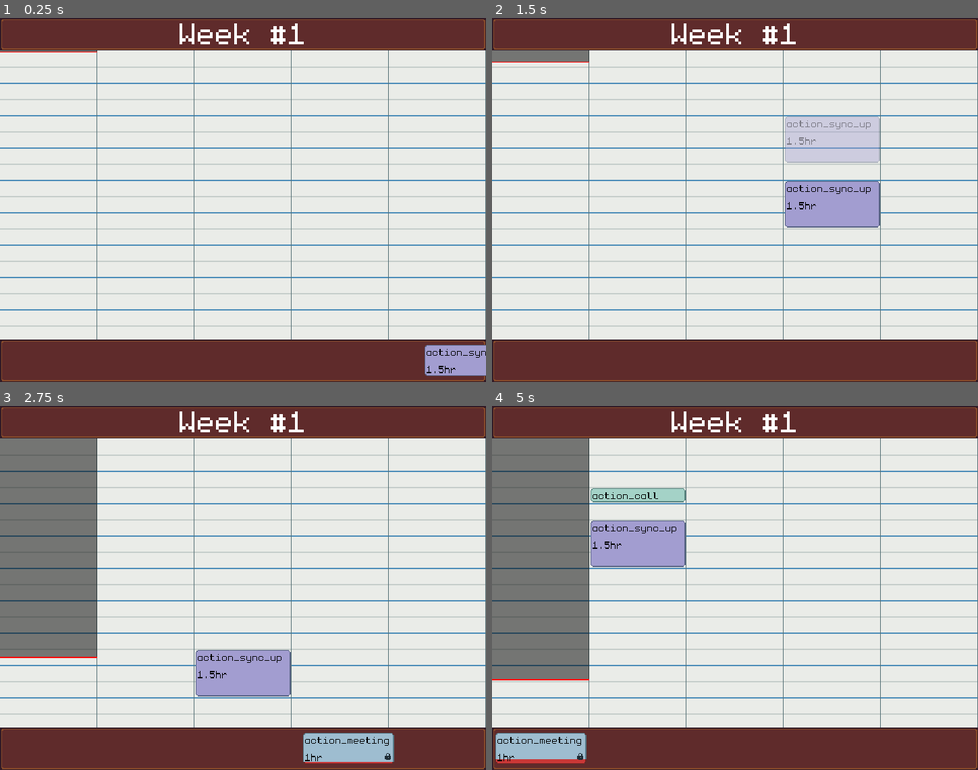
Above: before the commit, frames 1-4 (two rows, left to right).
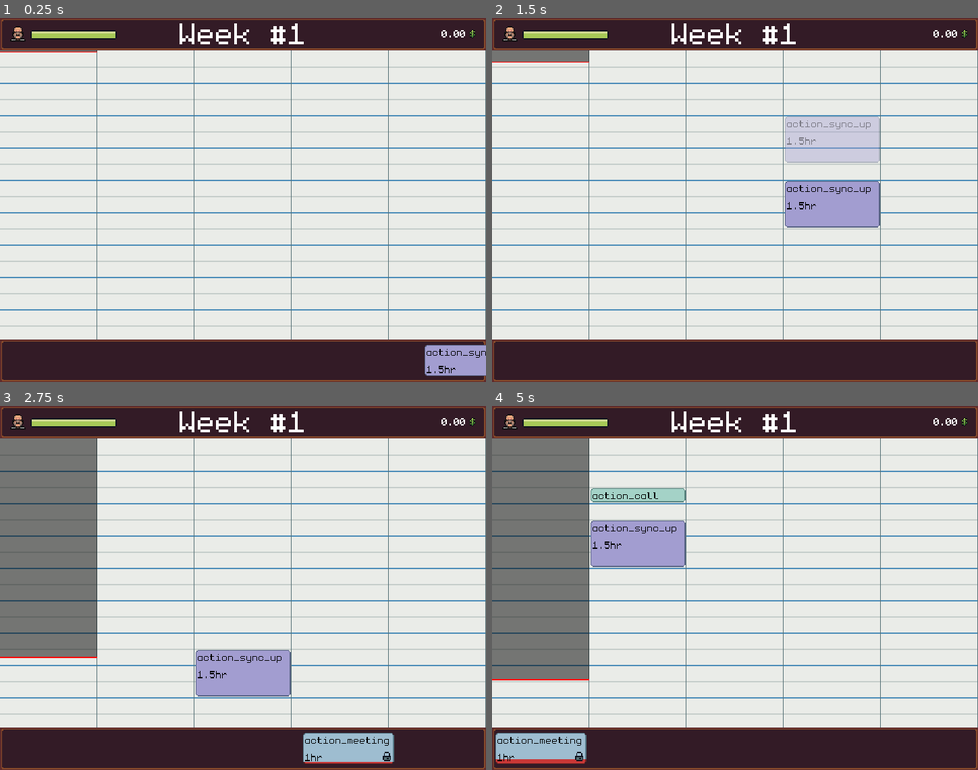
Above: after the commit, the same moments.

Repository: dmitriy-shmilo/wgj257
Game: Godot game, scene res://game_screen/game_screen.tscn
Same seed, same stepped clock (60 frames per second), same inputs: the game is played once before the commit and once after it. Sound files missing from this copy of the repository are replaced by a short silence.
Inputs (mouse positions are in pixels of both pictures, inside the frame that each line leads up to):
- Up to frame 1 (0.25 s): no input
- Up to frame 2 (1.5 s): tap Enter at 0.5 s; drag from (900, 360) to (783, 119) at 0.52 s; drag from (832, 138) to (710, 272) at 1.27 s
- Up to frame 3 (2.75 s): move the mouse to (291, 507) at 2.02 s; press the mouse at (291, 507) at 2.03 s; hold D (right) from 2.03 s (still down)
- Up to frame 4 (5 s): release D (right) at 2.75 s; release the mouse at (783, 507) at 2.75 s; drag from (710, 660) to (589, 533) at 2.77 s; move the mouse to (880, 642) at 3.52 s; press the mouse at (880, 642) at 3.53 s; hold A (left) 3.53-4.25 s; release the mouse at (880, 642) at 4.25 s; drag from (812, 748) to (662, 497) at 4.27 s

The runs differ from the first frame. In frame 1, 18% of the frame differs, in the area x 0-100%, y 0-100%; in frame 2, 19%; in frame 3, 17%; in frame 4, 17%.

Commit message:
HUD and stats tracking.

Diff:
--- /dev/null
+++ b/src/assets/texture/icon_mood_down.tres
@@ -0,0 +1,7 @@
+[gd_resource type="AtlasTexture" load_steps=2 format=2]
+
+[ext_resource path="res://assets/art/spritesheet.png" type="Texture" id=1]
+
+[resource]
+atlas = ExtResource( 1 )
+region = Rect2( 41, 32, 4, 5 )
--- /dev/null
+++ b/src/assets/texture/icon_mood_up.tres
@@ -0,0 +1,7 @@
+[gd_resource type="AtlasTexture" load_steps=2 format=2]
+
+[ext_resource path="res://assets/art/spritesheet.png" type="Texture" id=1]
+
+[resource]
+atlas = ExtResource( 1 )
+region = Rect2( 37, 32, 4, 5 )
--- /dev/null
+++ b/src/assets/texture/icon_score.tres
@@ -0,0 +1,7 @@
+[gd_resource type="AtlasTexture" load_steps=2 format=2]
+
+[ext_resource path="res://assets/art/spritesheet.png" type="Texture" id=1]
+
+[resource]
+atlas = ExtResource( 1 )
+region = Rect2( 32, 37, 7, 9 )
--- a/src/game_screen/game_screen.gd
+++ b/src/game_screen/game_screen.gd
@@ -4,6 +4,8 @@
 const DAY_COUNT: int = 5
 const SLOT_COUNT: int = 18
 const TOTAL_SLOT_COUNT = DAY_COUNT * SLOT_COUNT
+const MOOD_RESTORATION_RATE = 1.0 # per second
+const MOOD_DECREASE_RATE = 1.0 # per second
 
 export(float) var time_speed = 1.0 / TOTAL_SLOT_COUNT / 2.0 # % per second
 export(float) var tick_interval = 1.0 # seconds
@@ -12,11 +14,11 @@
 onready var _cursor: Control = $"Cursor"
 onready var _meeting_queue: Control = $"MeetingQueueMargin/MeetingQueue"
 onready var _calendars: Array = [$"Calendar", $"Calendar2"]
-onready var _week_label: Label = $"WeekLabel"
 onready var _time_shroud: TimeShroud = $"TimeShroud"
 onready var _sfx_player: AudioStreamPlayer = $"SfxPlayer"
 onready var _calendar: Control = _calendars[0]
 onready var _week_end_tween: Tween = $"WeekEndTween"
+onready var _hud: Hud = $"Top/Hud"
 
 var _time = 0
 var _is_time_progressing = true
@@ -27,9 +29,11 @@
 var _slots: Array = []
 var _time_since_tick = 0.0
 var _current_calendar = 0
+var _current_day = 0
+
 
 func _ready() -> void:
-	_week_label.text = tr("ui_week_label") % [_week_number]
+	_hud.set_current_week(_week_number)
 	_slots.resize(TOTAL_SLOT_COUNT)
 	create_request()
 
@@ -42,13 +46,30 @@
 		time_speed = 1.0 / TOTAL_SLOT_COUNT / 2.0
 
 	if _is_time_progressing:
+		if get_request() != null:
+			_hud.mood_modifier = Hud.MoodModifier.DOWN
+			_hud.current_mood -= MOOD_DECREASE_RATE * delta
+		elif _hud.current_mood < _hud.max_mood:
+			_hud.mood_modifier = Hud.MoodModifier.UP
+			_hud.current_mood += MOOD_RESTORATION_RATE * delta
+		else:
+			_hud.mood_modifier = Hud.MoodModifier.NONE
+
+		if _current_request != null and _current_request.slot.x >= 0 and float(_to_slot_index(_current_request.slot)) / TOTAL_SLOT_COUNT <= _time:
+			_release_current_request()
+			_sfx_player.stream = preload("res://assets/sound/fail2.wav")
+			_sfx_player.play()
+
 		_time += delta * time_speed
 		_time_shroud.progress = _time
 		_time_since_tick += delta
 
+		if float(_current_day + 1) / DAY_COUNT <= _time:
+			_current_day += 1
+			_end_day()
+
 		if _time >= 1.0:
-			_time = 0.0
-			_time_shroud.progress = 0.0
+			_reset_time()
 			_is_time_progressing = false
 			_end_week()
 
@@ -62,6 +83,11 @@
 
 	if _is_dragging:
 		_cursor.rect_global_position = _snap(get_global_mouse_position())
+
+
+func get_request() -> MeetingRequest:
+	var index = floor(TOTAL_SLOT_COUNT * _time)
+	return _slots[index]
 
 
 func get_calendar() -> Control:
@@ -110,8 +136,16 @@
 	request.rect_global_position = _cursor.rect_global_position
 
 
-func can_place_request(request: MeetingRequest, slot: Vector2) -> bool:
-	var index = _to_slot_index(slot)
+func can_place_request(request: MeetingRequest) -> bool:
+	var cursor_pos = _cursor.rect_position
+	var cal_rect = Rect2(_calendar.rect_position, _calendar.rect_size)
+	var success = false
+
+	if not cal_rect.has_point(cursor_pos):
+		return false
+
+	var slot_pos = _to_slot_position(_cursor.rect_position)
+	var index = _to_slot_index(slot_pos)
 	var lane = index / SLOT_COUNT
 
 	if request.slot.x >= 0 and float(_to_slot_index(request.slot)) / TOTAL_SLOT_COUNT <= _time:
@@ -128,6 +162,17 @@
 			return false
 
 	return true
+
+
+func _reset_time() -> void:
+	_time = 0.0
+	_time_shroud.progress = 0.0
+	_current_day = 0
+
+
+func _end_day() -> void:
+	_hud.current_mood += _hud.max_mood / DAY_COUNT
+	_hud.current_score += 5
 
 
 func _end_week() -> void:
@@ -171,7 +216,7 @@
 
 
 func _start_week() -> void:
-	_week_label.text = tr("ui_week_label") % [_week_number]
+	_hud.set_current_week(_week_number)
 	_is_time_progressing = true
 
 
@@ -192,22 +237,20 @@
 	_sfx_player.stream = preload("res://assets/sound/take1.wav")
 	_sfx_player.play()
 
-
-func _drag_cursor_end(request) -> void:
-	var cursor_pos = _cursor.rect_position
-	var cal_rect = Rect2(_calendar.rect_position, _calendar.rect_size)
-	var success = false
-
-	if cal_rect.has_point(cursor_pos):
-		var slot_pos = _to_slot_position(_cursor.rect_position)
-		if can_place_request(request, slot_pos):
-			place_request(request, slot_pos)
-			success = true
-
+func _release_current_request() -> void:
 	_current_request.is_selected = false
 	_cursor.visible = false
 	_is_dragging = false
 	_current_request = null
+
+
+func _drag_cursor_end(request) -> void:
+	var success = false
+	if can_place_request(request):
+		place_request(request, _to_slot_position(_cursor.rect_position))
+		success = true
+
+	_release_current_request()
 
 	if success:
 		_sfx_player.stream = preload("res://assets/sound/put1.wav")
@@ -263,8 +306,6 @@
 
 func _on_meeting_request_expired(request: MeetingRequest) -> void:
 	if _cursor.meeting == request.meeting:
-		_is_dragging = false
-		_cursor.visible = false
-		_current_request = null
+		_release_current_request()
 
 	_remove_from_pending(request)
--- a/src/game_screen/game_screen.tscn
+++ b/src/game_screen/game_screen.tscn
@@ -8,17 +8,90 @@
 [ext_resource path="res://game_screen/calendar.gd" type="Script" id=6]
 [ext_resource path="res://ui/font_h2.tres" type="DynamicFont" id=7]
 [ext_resource path="res://game_screen/time_shroud.gd" type="Script" id=8]
+[ext_resource path="res://ui/font_small.tres" type="DynamicFont" id=9]
+[ext_resource path="res://assets/texture/icon_mood_up.tres" type="Texture" id=10]
+[ext_resource path="res://assets/texture/icon_score.tres" type="Texture" id=11]
+[ext_resource path="res://game_screen/hud.gd" type="Script" id=12]
+[ext_resource path="res://util/shaker.tscn" type="PackedScene" id=13]
 
 [sub_resource type="AtlasTexture" id=1]
 atlas = ExtResource( 3 )
 region = Rect2( 0, 32, 16, 16 )
 
+[sub_resource type="AtlasTexture" id=2]
+atlas = ExtResource( 3 )
+region = Rect2( 17, 33, 15, 15 )
+
+[sub_resource type="AtlasTexture" id=4]
+atlas = ExtResource( 3 )
+region = Rect2( 45, 32, 5, 5 )
+
+[sub_resource type="AtlasTexture" id=3]
+atlas = ExtResource( 3 )
+region = Rect2( 32, 32, 5, 5 )
+
+[sub_resource type="Animation" id=5]
+length = 0.001
+tracks/0/type = "value"
+tracks/0/path = NodePath("MoodModifierIcon:rect_position")
+tracks/0/interp = 1
+tracks/0/loop_wrap = true
+tracks/0/imported = false
+tracks/0/enabled = true
+tracks/0/keys = {
+"times": PoolRealArray( 0 ),
+"transitions": PoolRealArray( 1 ),
+"update": 0,
+"values": [ Vector2( 116, 14 ) ]
+}
+tracks/1/type = "value"
+tracks/1/path = NodePath("MoodModifierIcon2:rect_position")
+tracks/1/interp = 1
+tracks/1/loop_wrap = true
+tracks/1/imported = false
+tracks/1/enabled = true
+tracks/1/keys = {
+"times": PoolRealArray( 0 ),
+"transitions": PoolRealArray( 1 ),
+"update": 0,
+"values": [ Vector2( 121, 14 ) ]
+}
+
+[sub_resource type="Animation" id=6]
+resource_name = "default"
+length = 0.8
+loop = true
+tracks/0/type = "value"
+tracks/0/path = NodePath("MoodModifierIcon:rect_position")
+tracks/0/interp = 1
+tracks/0/loop_wrap = true
+tracks/0/imported = false
+tracks/0/enabled = true
+tracks/0/keys = {
+"times": PoolRealArray( 0, 0.2, 0.4, 0.6 ),
+"transitions": PoolRealArray( 1, 1, 1, 1 ),
+"update": 1,
+"values": [ Vector2( 116, 14 ), Vector2( 117, 14 ), Vector2( 118, 14 ), Vector2( 117, 14 ) ]
+}
+tracks/1/type = "value"
+tracks/1/path = NodePath("MoodModifierIcon2:rect_position")
+tracks/1/interp = 1
+tracks/1/loop_wrap = true
+tracks/1/imported = false
+tracks/1/enabled = true
+tracks/1/keys = {
+"times": PoolRealArray( 0, 0.2, 0.4, 0.6 ),
+"transitions": PoolRealArray( 1, 1, 1, 1 ),
+"update": 1,
+"values": [ Vector2( 122, 14 ), Vector2( 121, 14 ), Vector2( 122, 14 ), Vector2( 123, 14 ) ]
+}
+
 [node name="GameScreen" type="Control"]
 anchor_right = 1.0
 anchor_bottom = 1.0
 script = ExtResource( 1 )
 
-[node name="BackgroundTop" type="NinePatchRect" parent="."]
+[node name="Top" type="NinePatchRect" parent="."]
 margin_right = 480.0
 margin_bottom = 32.0
 texture = SubResource( 1 )
@@ -27,97 +100,12 @@
 patch_margin_right = 6
 patch_margin_bottom = 6
 
-[node name="BackgroundBottom" type="NinePatchRect" parent="."]
-anchor_top = 1.0
-anchor_bottom = 1.0
-margin_top = -42.0
-margin_right = 480.0
-texture = SubResource( 1 )
-patch_margin_left = 5
-patch_margin_top = 5
-patch_margin_right = 6
-patch_margin_bottom = 6
-
-[node name="Gui" parent="." instance=ExtResource( 2 )]
-
-[node name="MeetingQueueMargin" type="MarginContainer" parent="."]
-anchor_top = 1.0
-anchor_bottom = 1.0
-margin_top = -40.0
-margin_right = 480.0
-custom_constants/margin_right = 2
-custom_constants/margin_top = 2
-custom_constants/margin_left = 2
-custom_constants/margin_bottom = 2
-
-[node name="MeetingQueue" type="Control" parent="MeetingQueueMargin"]
-margin_left = 2.0
-margin_top = 2.0
-margin_right = 478.0
-margin_bottom = 38.0
-theme = ExtResource( 5 )
-
-[node name="Calendar" type="Control" parent="."]
-margin_top = 32.0
-margin_right = 480.0
-margin_bottom = 318.0
-script = ExtResource( 6 )
-lane_delimeter_color = Color( 0.341176, 0.447059, 0.466667, 1 )
-slot_delimeter_color = Color( 0.309804, 0.560784, 0.729412, 1 )
-slot_alt_delimeter_color = Color( 0.780392, 0.811765, 0.8, 1 )
-background_color = Color( 0.921569, 0.929412, 0.913725, 1 )
-
-[node name="NinePatchRect2" type="NinePatchRect" parent="Calendar"]
-visible = false
-anchor_right = 1.0
-anchor_bottom = 1.0
-texture = ExtResource( 3 )
-region_rect = Rect2( 0, 0, 16, 16 )
-patch_margin_left = 6
-patch_margin_top = 6
-patch_margin_right = 6
-patch_margin_bottom = 6
-
-[node name="Calendar2" type="Control" parent="."]
-margin_left = 480.0
-margin_top = 32.0
-margin_right = 960.0
-margin_bottom = 318.0
-script = ExtResource( 6 )
-lane_delimeter_color = Color( 0.341176, 0.447059, 0.466667, 1 )
-slot_delimeter_color = Color( 0.309804, 0.560784, 0.729412, 1 )
-slot_alt_delimeter_color = Color( 0.780392, 0.811765, 0.8, 1 )
-background_color = Color( 0.921569, 0.929412, 0.913725, 1 )
-
-[node name="NinePatchRect2" type="NinePatchRect" parent="Calendar2"]
-visible = false
-anchor_right = 1.0
-anchor_bottom = 1.0
-texture = ExtResource( 3 )
-region_rect = Rect2( 0, 0, 16, 16 )
-patch_margin_left = 6
-patch_margin_top = 6
-patch_margin_right = 6
-patch_margin_bottom = 6
-
-[node name="TimeShroud" type="Control" parent="."]
-margin_top = 32.0
-margin_right = 480.0
-margin_bottom = 318.0
-mouse_filter = 2
-script = ExtResource( 8 )
-progress = 0.5
-color = Color( 0, 0, 0, 0.501961 )
-
-[node name="Cursor" parent="." instance=ExtResource( 4 )]
-visible = false
-margin_top = 32.0
-margin_right = 96.0
-margin_bottom = 64.0
-is_resizing = true
-is_static = true
-
-[node name="WeekLabel" type="Label" parent="."]
+[node name="Hud" type="Control" parent="Top"]
+margin_right = 480.0
+margin_bottom = 32.0
+script = ExtResource( 12 )
+
+[node name="WeekLabel" type="Label" parent="Top/Hud"]
 anchor_left = 0.5
 anchor_right = 0.5
 margin_left = -123.0
@@ -128,6 +116,173 @@
 text = "WEEK 1"
 align = 1
 
+[node name="MoodIcon" type="TextureRect" parent="Top/Hud"]
+anchor_top = 0.5
+anchor_bottom = 0.5
+margin_left = 10.0
+margin_top = -8.0
+margin_right = 25.0
+margin_bottom = 7.0
+texture = SubResource( 2 )
+
+[node name="MoodModifierIcon" type="TextureRect" parent="Top/Hud"]
+anchor_top = 0.5
+anchor_bottom = 0.5
+margin_left = 116.0
+margin_top = -2.0
+margin_right = 120.0
+margin_bottom = 3.0
+texture = ExtResource( 10 )
+
+[node name="MoodModifierIcon2" type="TextureRect" parent="Top/Hud"]
+anchor_top = 0.5
+anchor_bottom = 0.5
+margin_left = 121.0
+margin_top = -2.0
+margin_right = 125.0
+margin_bottom = 3.0
+texture = ExtResource( 10 )
+
+[node name="MoodProgress" type="TextureProgress" parent="Top/Hud"]
+anchor_top = 0.5
+anchor_bottom = 0.5
+margin_left = 30.0
+margin_top = -4.0
+margin_right = 115.0
+margin_bottom = 5.0
+value = 10.0
+texture_under = SubResource( 4 )
+texture_progress = SubResource( 3 )
+nine_patch_stretch = true
+stretch_margin_left = 1
+stretch_margin_top = 1
+stretch_margin_right = 1
+stretch_margin_bottom = 1
+
+[node name="ScoreIcon" type="TextureRect" parent="Top/Hud"]
+anchor_left = 1.0
+anchor_top = 0.5
+anchor_right = 1.0
+anchor_bottom = 0.5
+margin_left = -17.0
+margin_top = -5.0
+margin_right = -10.0
+margin_bottom = 4.0
+texture = ExtResource( 11 )
+
+[node name="ScoreLabel" type="Label" parent="Top/Hud"]
+anchor_left = 1.0
+anchor_top = 0.5
+anchor_right = 1.0
+anchor_bottom = 0.5
+margin_left = -127.0
+margin_top = -8.0
+margin_right = -20.0
+margin_bottom = 5.0
+theme = ExtResource( 5 )
+custom_fonts/font = ExtResource( 9 )
+text = "0"
+align = 2
+
+[node name="AnimationPlayer" type="AnimationPlayer" parent="Top/Hud"]
+reset_on_save = false
+anims/RESET = SubResource( 5 )
+anims/default = SubResource( 6 )
+
+[node name="Shaker" parent="Top/Hud" instance=ExtResource( 13 )]
+
+[node name="Gui" parent="." instance=ExtResource( 2 )]
+
+[node name="Calendar" type="Control" parent="."]
+margin_top = 32.0
+margin_right = 480.0
+margin_bottom = 318.0
+script = ExtResource( 6 )
+lane_delimeter_color = Color( 0.341176, 0.447059, 0.466667, 1 )
+slot_delimeter_color = Color( 0.309804, 0.560784, 0.729412, 1 )
+slot_alt_delimeter_color = Color( 0.780392, 0.811765, 0.8, 1 )
+background_color = Color( 0.921569, 0.929412, 0.913725, 1 )
+reserve_background_color = Color( 0.75, 0.75, 0.75, 1 )
+
+[node name="NinePatchRect2" type="NinePatchRect" parent="Calendar"]
+visible = false
+anchor_right = 1.0
+anchor_bottom = 1.0
+texture = ExtResource( 3 )
+region_rect = Rect2( 0, 0, 16, 16 )
+patch_margin_left = 6
+patch_margin_top = 6
+patch_margin_right = 6
+patch_margin_bottom = 6
+
+[node name="Calendar2" type="Control" parent="."]
+margin_left = 480.0
+margin_top = 32.0
+margin_right = 960.0
+margin_bottom = 318.0
+script = ExtResource( 6 )
+lane_delimeter_color = Color( 0.341176, 0.447059, 0.466667, 1 )
+slot_delimeter_color = Color( 0.309804, 0.560784, 0.729412, 1 )
+slot_alt_delimeter_color = Color( 0.780392, 0.811765, 0.8, 1 )
+background_color = Color( 0.921569, 0.929412, 0.913725, 1 )
+reserve_background_color = Color( 0.75, 0.75, 0.75, 1 )
+
+[node name="NinePatchRect2" type="NinePatchRect" parent="Calendar2"]
+visible = false
+anchor_right = 1.0
+anchor_bottom = 1.0
+texture = ExtResource( 3 )
+region_rect = Rect2( 0, 0, 16, 16 )
+patch_margin_left = 6
+patch_margin_top = 6
+patch_margin_right = 6
+patch_margin_bottom = 6
+
+[node name="TimeShroud" type="Control" parent="."]
+margin_top = 32.0
+margin_right = 480.0
+margin_bottom = 318.0
+mouse_filter = 2
+script = ExtResource( 8 )
+progress = 0.5
+color = Color( 0, 0, 0, 0.501961 )
+
+[node name="Bottom" type="NinePatchRect" parent="."]
+anchor_top = 1.0
+anchor_bottom = 1.0
+margin_top = -42.0
+margin_right = 480.0
+texture = SubResource( 1 )
+patch_margin_left = 5
+patch_margin_top = 5
+patch_margin_right = 6
+patch_margin_bottom = 6
+
+[node name="MeetingQueueMargin" type="MarginContainer" parent="."]
+anchor_top = 1.0
+anchor_bottom = 1.0
+margin_top = -40.0
+margin_right = 480.0
+custom_constants/margin_right = 2
+custom_constants/margin_top = 2
+custom_constants/margin_left = 2
+custom_constants/margin_bottom = 2
+
+[node name="MeetingQueue" type="Control" parent="MeetingQueueMargin"]
+margin_left = 2.0
+margin_top = 2.0
+margin_right = 478.0
+margin_bottom = 38.0
+theme = ExtResource( 5 )
+
+[node name="Cursor" parent="." instance=ExtResource( 4 )]
+visible = false
+margin_top = 32.0
+margin_right = 96.0
+margin_bottom = 64.0
+is_resizing = true
+is_static = true
+
 [node name="SfxPlayer" type="AudioStreamPlayer" parent="."]
 bus = "Sfx"
 
--- /dev/null
+++ b/src/game_screen/hud.gd
@@ -0,0 +1,81 @@
+class_name Hud
+extends Control
+
+const MOOD_UP = preload("res://assets/texture/icon_mood_up.tres")
+const MOOD_DOWN = preload("res://assets/texture/icon_mood_down.tres")
+
+enum MoodModifier {
+	NONE,
+	UP,
+	DOUBLE_UP,
+	DOWN,
+	DOUBLE_DOWN
+}
+
+var max_mood = 100.0 setget set_max_mood
+var current_mood = 100.0 setget set_current_mood
+var mood_modifier = MoodModifier.NONE setget set_mood_modifier
+var current_score = 0.0 setget set_current_score
+var current_week = 1 setget set_current_week
+
+onready var _mood_modifier_icons = [
+	$"MoodModifierIcon",
+	$"MoodModifierIcon2"
+]
+onready var _mood_progress: TextureProgress = $"MoodProgress"
+onready var _score_label: Label = $"ScoreLabel"
+onready var _week_label: Label = $"WeekLabel"
+onready var _animation_player: AnimationPlayer = $"AnimationPlayer"
+
+func _ready() -> void:
+	_animation_player.play("default")
+	set_max_mood(max_mood)
+	set_current_mood(current_mood)
+	set_current_week(current_week)
+	set_mood_modifier(mood_modifier)
+	set_current_score(current_score)
+
+
+func set_max_mood(value: float) -> void:
+	max_mood = value
+	if is_inside_tree():
+		_mood_progress.max_value = value
+
+
+func set_current_mood(value: float) -> void:
+	current_mood = min(max_mood, value)
+	if is_inside_tree():
+		_mood_progress.value = current_mood
+
+
+func set_mood_modifier(value: int) -> void:
+	mood_modifier = value
+	if is_inside_tree():
+		match value:
+			MoodModifier.NONE:
+				_mood_modifier_icons[0].texture = null
+				_mood_modifier_icons[1].texture = null
+			MoodModifier.UP:
+				_mood_modifier_icons[0].texture = MOOD_UP
+				_mood_modifier_icons[1].texture = null
+			MoodModifier.DOUBLE_UP:
+				_mood_modifier_icons[0].texture = MOOD_UP
+				_mood_modifier_icons[1].texture = MOOD_UP
+			MoodModifier.DOWN:
+				_mood_modifier_icons[0].texture = MOOD_DOWN
+				_mood_modifier_icons[1].texture = null
+			MoodModifier.DOUBLE_DOWN:
+				_mood_modifier_icons[0].texture = MOOD_DOWN
+				_mood_modifier_icons[1].texture = MOOD_DOWN
+
+
+func set_current_score(value: int) -> void:
+	current_score = value
+	if is_inside_tree():
+		_score_label.text = "%0.2f" % value
+
+
+func set_current_week(value: int) -> void:
+	current_week = value
+	if is_inside_tree():
+		_week_label.text = tr("ui_week_label") % [value]
--- a/src/project.godot
+++ b/src/project.godot
@@ -28,6 +28,11 @@
 "class": "Gui",
 "language": "GDScript",
 "path": "res://game_screen/gui.gd"
+}, {
+"base": "Control",
+"class": "Hud",
+"language": "GDScript",
+"path": "res://game_screen/hud.gd"
 }, {
 "base": "Button",
 "class": "KeyBindingButton",
@@ -89,6 +94,7 @@
 "CreditsScene": "",
 "Fader": "",
 "Gui": "",
+"Hud": "",
 "KeyBindingButton": "",
 "Meeting": "",
 "MeetingGenerator": "",
Binary file changed: src/assets/art/spritesheet.aseprite
Binary file changed: src/assets/art/spritesheet.png
Not shown: 1 places in src/game_screen/game_screen.tscn that only renumber resources
